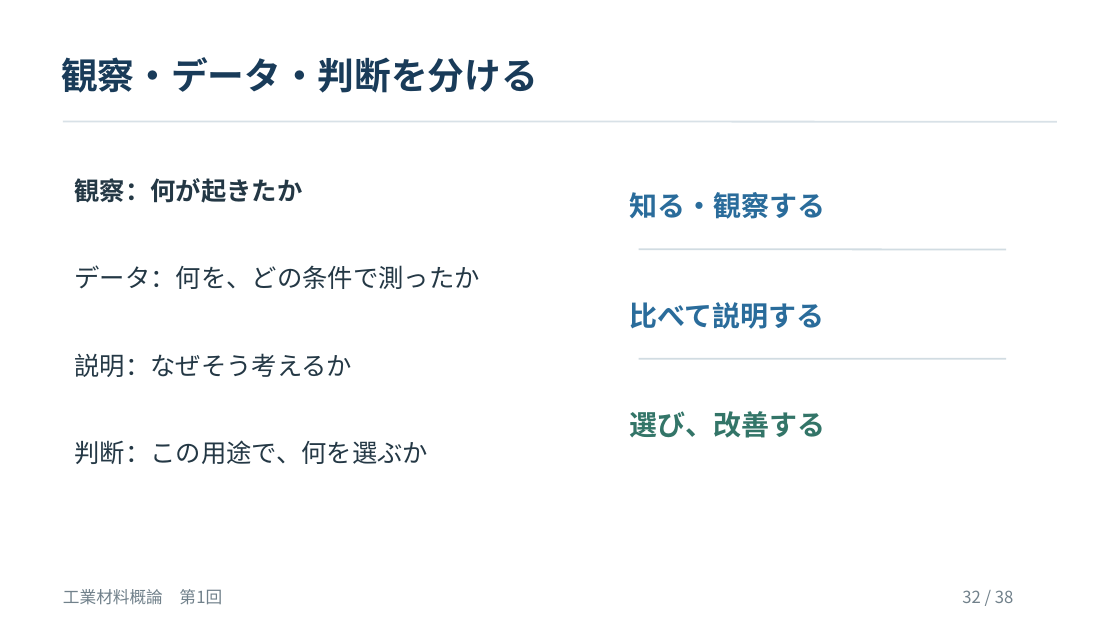
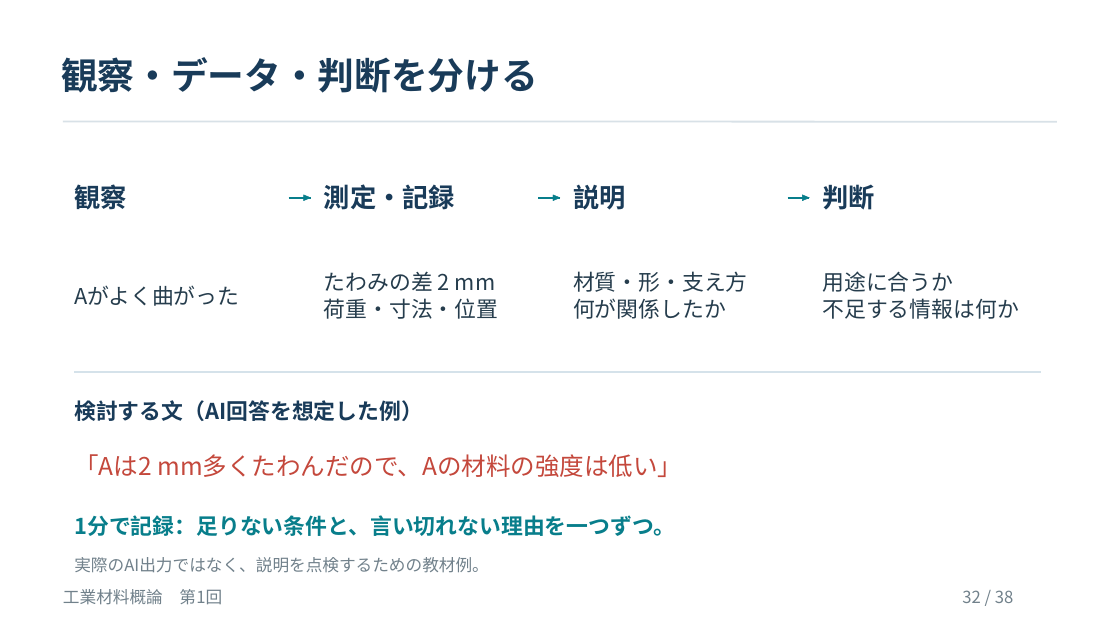
Before and after one commit to zooc-14calbp/industrial-materials-course, a slide deck: slide 32 of 学生用/第01回/01_授業スライド.pptx. Drawn at 1120x630 pixels with LibreOffice and Linux fonts; fonts in the diff are those of the drawing. Boxes give left, top, right and bottom in pixels: in the first picture for what was removed or moved away, otherwise in the second. Text is boxed around its words. In the diff, an @@ line names an element or a change of style, - is before the commit and + after.

```diff
--- a/学生用/第01回/01_授業スライド.pptx
+++ b/学生用/第01回/01_授業スライド.pptx
@@ text removed at [74,178,302,203] @@
-観察：何が起きたか
@@ text added at [74,184,127,209], 22.5 pt, text #193B59, bold @@
+観察
@@ freeform shape added at [289,197,311,198], outline #087E8B 1.5 pt @@
@@ freeform shape added at [303,195,310,201], fill #087E8B, outline #087E8B 0.38 pt @@
@@ text added at [324,184,455,210], 22.5 pt, text #193B59, bold @@
+測定・記録
@@ freeform shape added at [539,197,560,198], outline #087E8B 1.5 pt @@
@@ freeform shape added at [553,195,560,201], fill #087E8B, outline #087E8B 0.38 pt @@
@@ text added at [573,185,626,210], 22.5 pt, text #193B59, bold @@
+説明
@@ text removed at [630,192,826,219] @@
-知る・観察する
@@ freeform shape added at [788,197,810,198], outline #087E8B 1.5 pt @@
@@ freeform shape added at [802,195,809,201], fill #087E8B, outline #087E8B 0.38 pt @@
@@ text added at [822,184,875,210], 22.5 pt, text #193B59, bold @@
+判断
@@ text removed at [74,265,479,289] @@
-データ：何を、どの条件で測ったか
@@ line removed from (639, 250) to (1007, 250) @@
@@ text added at [74,285,239,306], 18.8 pt, text #263D4D @@
+Aがよく曲がった
@@ text added at [324,271,499,319], 18.8 pt, text #263D4D @@
+たわみの差 2 mm
+荷重・寸法・位置
@@ text added at [573,271,748,319], 18.8 pt, text #263D4D @@
+材質・形・支え方
+何が関係したか
@@ text added at [822,271,1019,319], 18.8 pt, text #263D4D @@
+用途に合うか
+不足する情報は何か
@@ text removed at [630,302,825,329] @@
-比べて説明する
@@ text removed at [74,353,352,377] @@
-説明：なぜそう考えるか
@@ line removed from (639, 359) to (1007, 359) @@
@@ freeform shape added at [75,372,1042,373], outline #D5E2EA 1.5 pt @@
@@ text added at [74,400,423,421], 18.8 pt, text #193B59, bold @@
+検討する文（AI回答を想定した例）
@@ text removed at [630,411,826,438] @@
-選び、改善する
@@ text removed at [74,440,428,464] @@
-判断：この用途で、何を選ぶか
@@ text added at [74,454,682,477], 21 pt, text #C4483C @@
+「Aは2 mm多くたわんだので、Aの材料の強度は低い」
@@ text added at [74,515,675,536], 18.8 pt, text #087E8B, bold @@
+1分で記録：足りない条件と、言い切れない理由を一つずつ。
@@ text added at [74,557,489,573], 14.2 pt, text #71818B @@
+実際のAI出力ではなく、説明を点検するための教材例。
```
Also in this commit, not shown: 3 other slides changed, 1 slide added, 1 slide removed, 9 other files.
